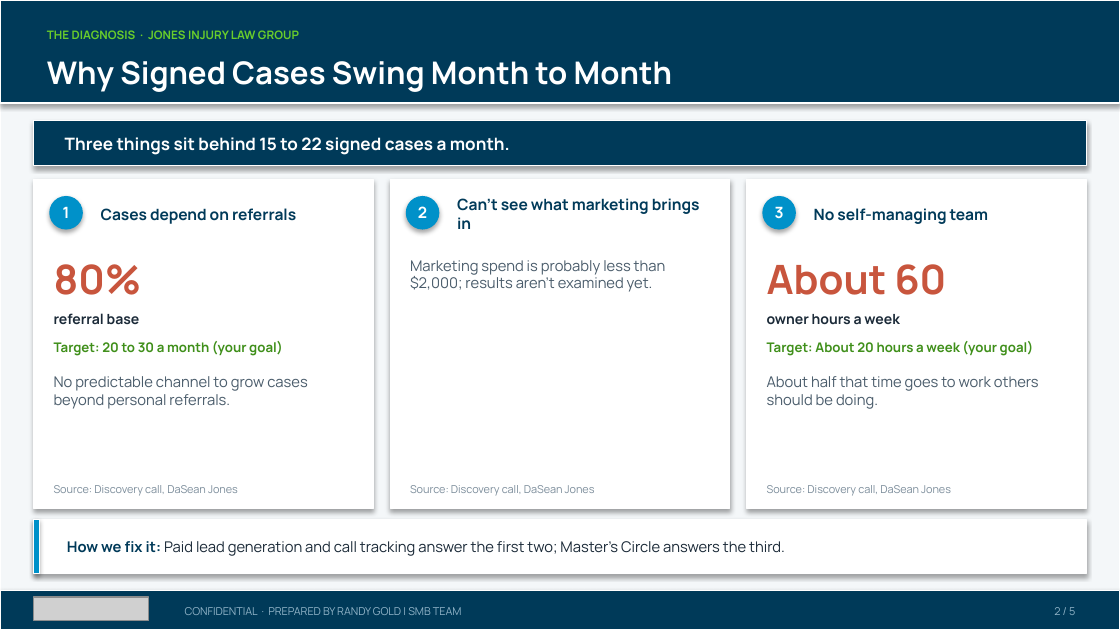
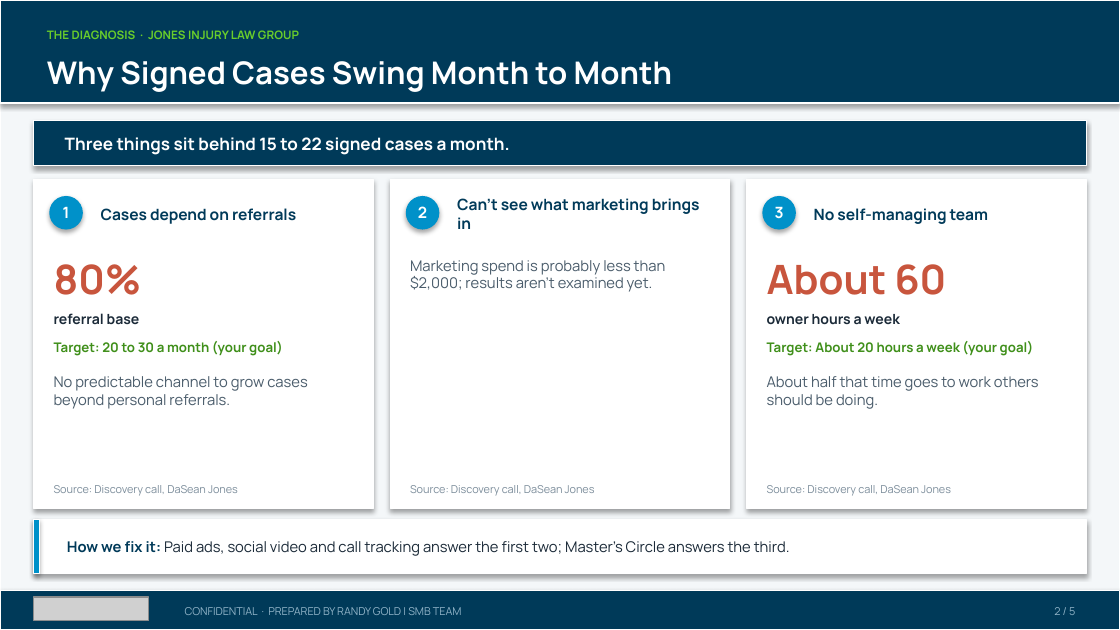
Before and after one commit to SMB-Team-Technology/workwith-smbteam, a slide deck: slide 2 of jones-injury/Jones Injury Law Group_November 17, 2026_Proposal.pptx. Drawn at 1120x630 pixels with LibreOffice and Linux fonts; fonts in the diff are those of the drawing; grey boxes stand for pictures. Boxes give left, top, right and bottom in pixels: in the first picture for what was removed or moved away, otherwise in the second. Text is boxed around its words. In the diff, an @@ line names an element or a change of style, - is before the commit and + after.

```diff
--- a/jones-injury/Jones Injury Law Group_November 17, 2026_Proposal.pptx
+++ b/jones-injury/Jones Injury Law Group_November 17, 2026_Proposal.pptx
@@ text at (67, 541, 790, 556): text changed @@
-How we fix it: Paid lead generation and call tracking answer the first two; Master's Circle answers the third.
+How we fix it: Paid ads, social video and call tracking answer the first two; Master's Circle answers the third.
```
Also in this commit, not shown: 4 other slides changed, 3 other files.
